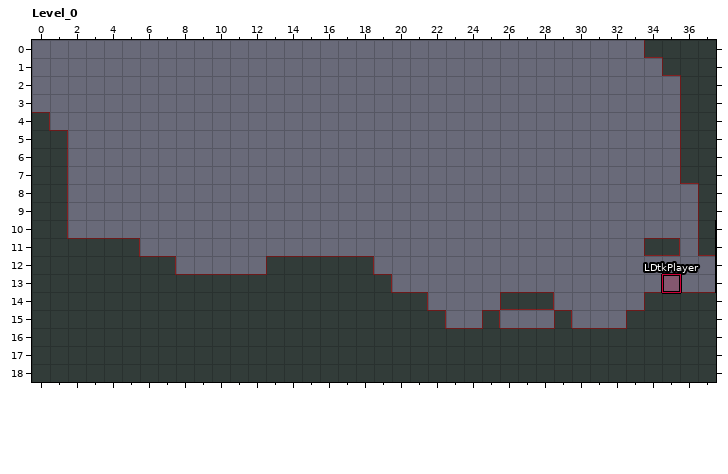
Two versions of a level (LDtk project, Content/World.ldtk). Above is the file before it was changed.
Cells are 32x32 px. Shown: Level_0 x 0..37, y 0..18. The commit also changed other parts of the map, which this record leaves out.
After the commit:
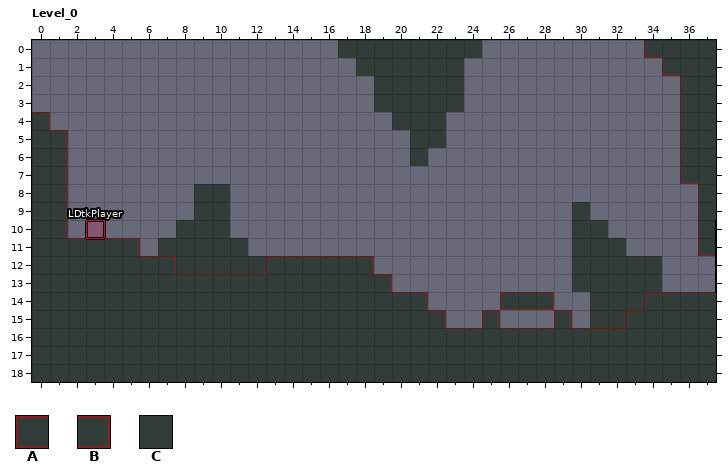
Key: from "Spritesheet": A 3, B 5, C 7.
_ is an empty cell.
Objects are placed by their top-left corner, in cells (3,4 is the top-left corner of cell 3,4); size is 1x1 cell unless given.
What changed:
Layer "Test":
The author put tile C in row 0 at x 17 to 24; in row 1 at x 18 to 23; in rows 2 to 3 at x 19 to 23; in row 4 at x 20 to 22; in row 5 at x 21 to 22; in row 6 at x 21.
The author put tile C in row 8 at x 9 to 10; in row 9 at x 9 to 10 and 30; in row 10 at x 8 to 10 and 30 to 31; in row 11 at x 7 to 11 and 30 to 32; in row 12 at x 8 to 12 and 30 to 34; in row 13 at x 30 to 34.
The author put tile C in row 14 at x 31 to 33 and 35; in row 15 at x 31 to 32.
The author cleared tile A in row 11 at x 34.
The author cleared tile B in row 11 at x 35.
Layer "Entities":
Object "LDtkPlayer" rectangle at 35,13 becomes "LDtkPlayer" rectangle at 3,10.
